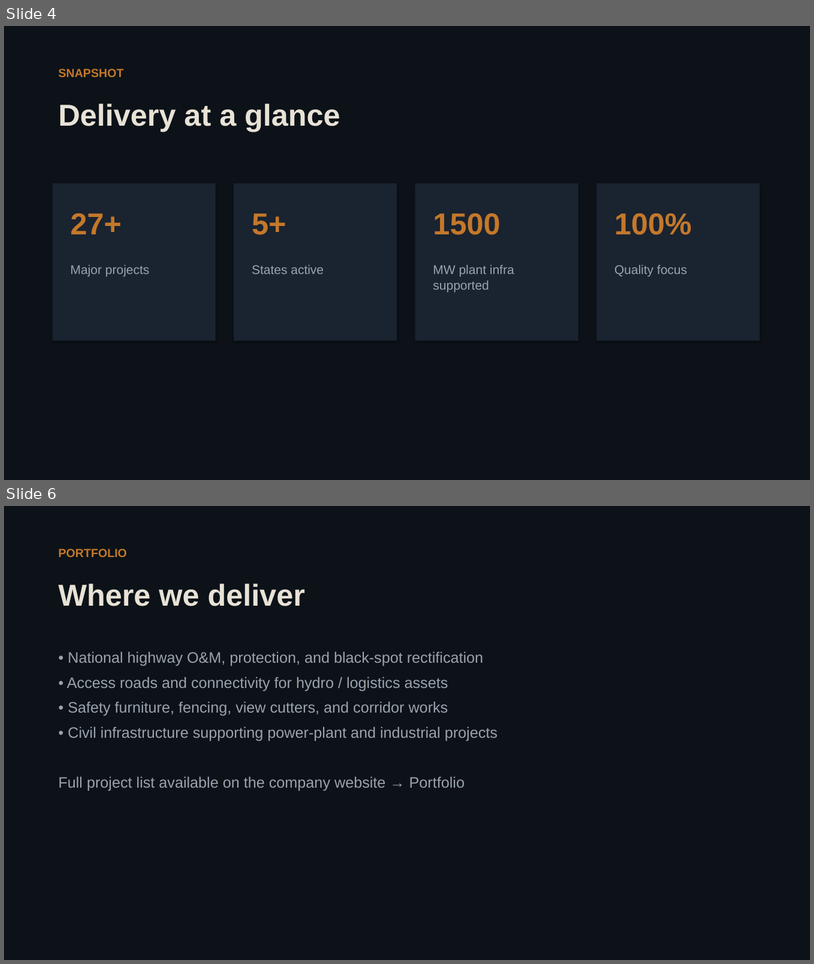
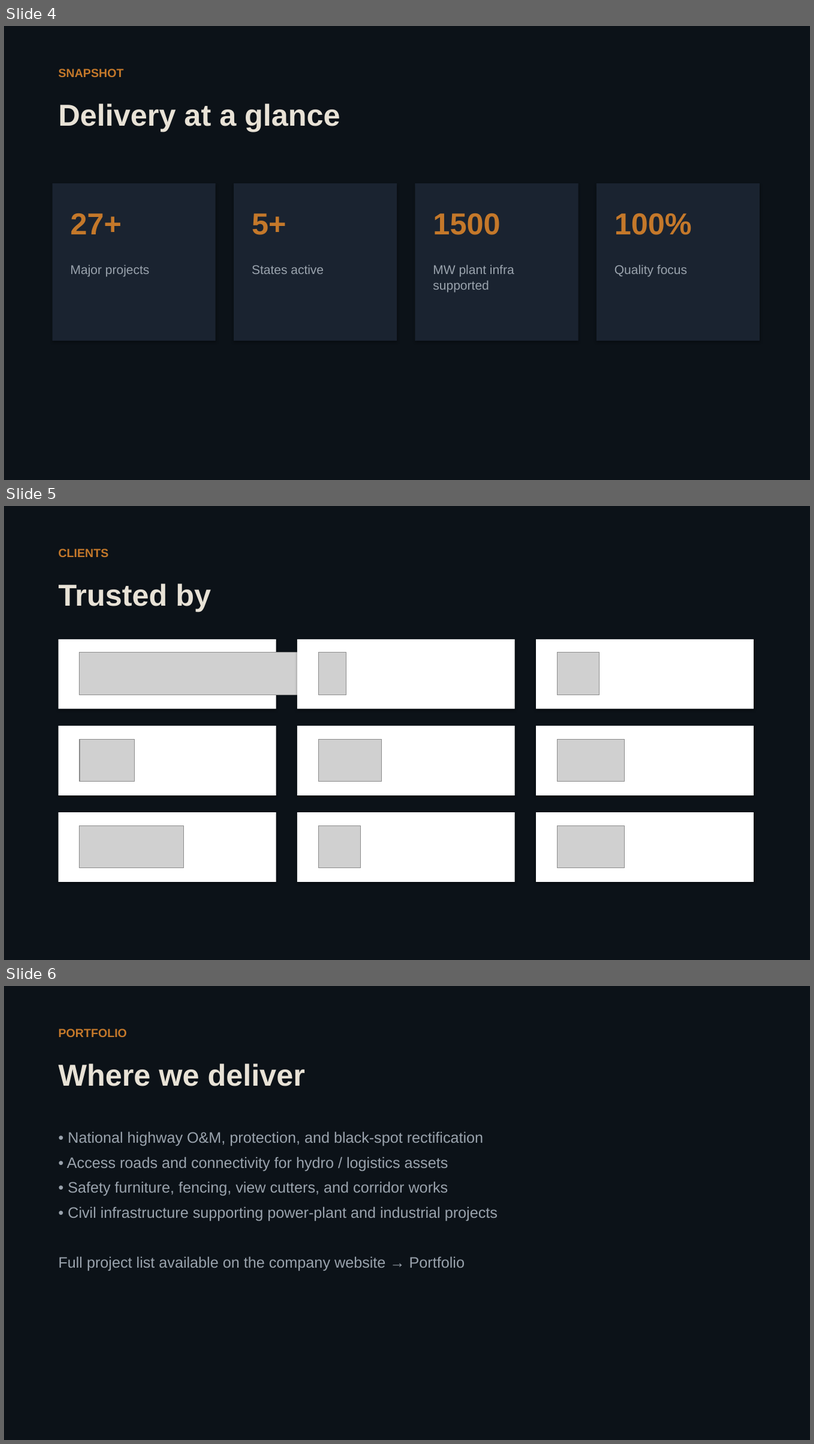
Before and after one commit to Anupamgt/baltej-infra-website, a slide deck: Baltej_Infra_Brief_Dossier.pptx. Shown one above the other, each under a label of ours: slides 4 and 6 before the commit, slides 4, 5 and 6 after it; the slides between them are not shown. The pictures are 814x964 and 814x1444 pixels, drawn with LibreOffice and Linux fonts; fonts in the diff are those of the drawing; grey boxes stand for pictures. Boxes give left, top, right and bottom in pixels: in the first picture for what was removed or moved away, otherwise in the second. Text is boxed around its words. In the diff, an @@ line names an element or a change of style, - is before the commit and + after.

```diff
--- a/Baltej_Infra_Brief_Dossier.pptx
+++ b/Baltej_Infra_Brief_Dossier.pptx
@@ slide 5 added at (4, 506, 810, 960), background #FFFFFF @@
@@ rectangle added at (4, 506, 810, 960), fill #0C1218 @@
@@ text added at (59, 549, 109, 557), 14 pt, text #C4782A, bold @@
+CLIENTS
@@ text added at (59, 583, 211, 612), 36 pt, text #E8E2D6, bold @@
+Trusted by
@@ rectangle added at (59, 639, 276, 709), fill #FFFFFF @@
@@ rectangle added at (297, 639, 515, 709), fill #FFFFFF @@
@@ rectangle added at (536, 639, 754, 709), fill #FFFFFF @@
@@ picture added at (80, 652, 313, 695) @@
@@ picture added at (318, 652, 347, 695) @@
@@ picture added at (558, 652, 600, 695) @@
@@ rectangle added at (59, 726, 276, 795), fill #FFFFFF @@
@@ picture added at (80, 739, 135, 781) @@
@@ rectangle added at (297, 726, 515, 795), fill #FFFFFF @@
@@ picture added at (318, 739, 382, 781) @@
@@ rectangle added at (536, 726, 754, 795), fill #FFFFFF @@
@@ picture added at (558, 739, 625, 781) @@
@@ rectangle added at (59, 812, 276, 882), fill #FFFFFF @@
@@ picture added at (80, 825, 183, 868) @@
@@ rectangle added at (297, 812, 515, 882), fill #FFFFFF @@
@@ picture added at (318, 825, 361, 868) @@
@@ rectangle added at (536, 812, 754, 882), fill #FFFFFF @@
@@ picture added at (558, 825, 625, 868) @@
```
Also in this commit, not shown: 1 slide removed, 4 other files.
